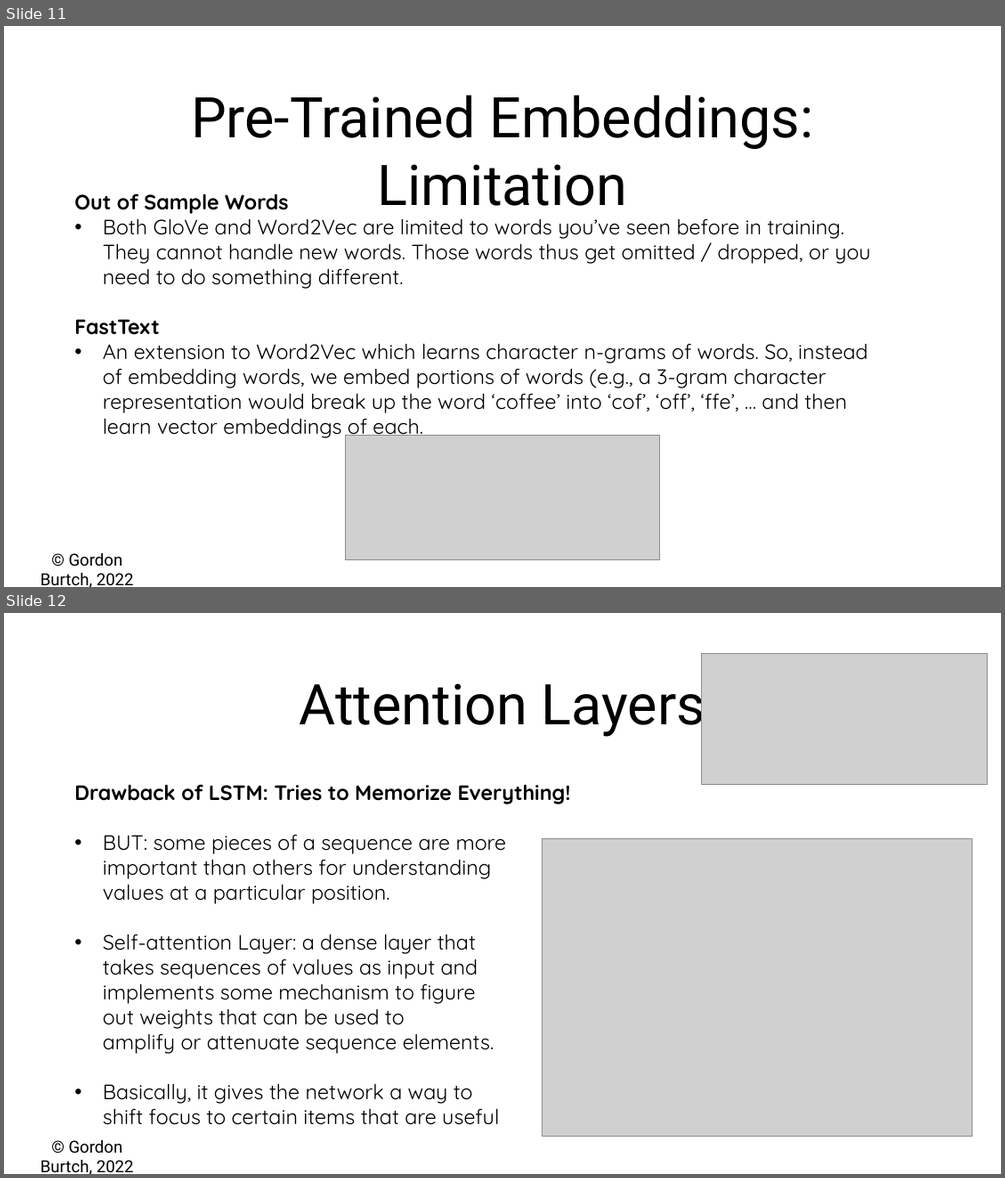
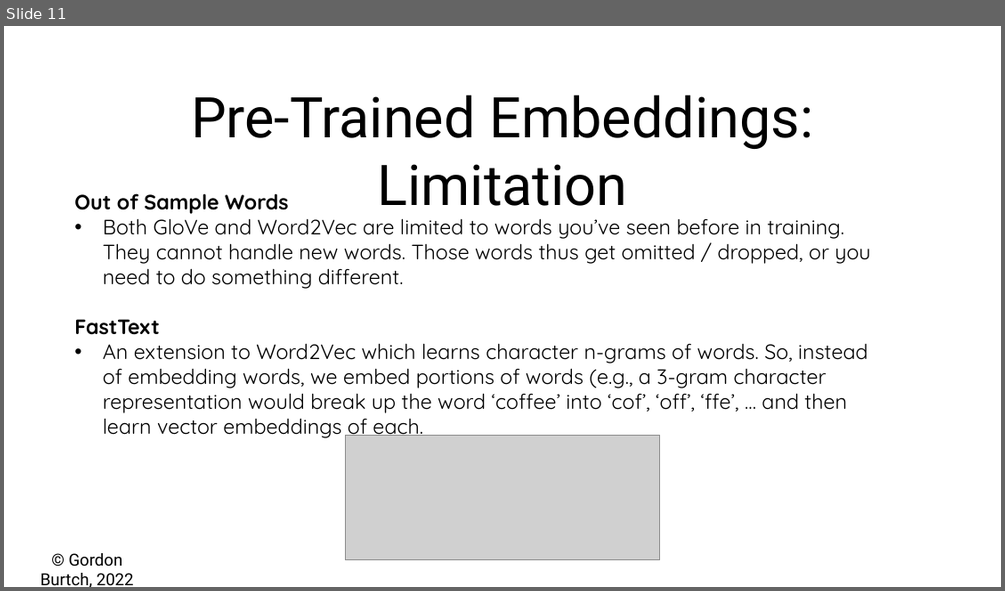
Before and after one commit to gburtch/BA865-2023, a slide deck: Lecture Materials/E/7_b - RNNs for Text.pptx. Shown one above the other, each under a label of ours: slides 11 and 12 before the commit, slide 11 after it. The pictures are 1005x1178 and 1005x591 pixels, drawn with LibreOffice and Linux fonts; fonts in the diff are those of the drawing; grey boxes stand for pictures. Boxes give left, top, right and bottom in pixels: in the first picture for what was removed or moved away, otherwise in the second. Text is boxed around its words. In the diff, an @@ line names an element or a change of style, - is before the commit and + after.

```diff
--- a/Lecture Materials/E/7_b - RNNs for Text.pptx
+++ b/Lecture Materials/E/7_b - RNNs for Text.pptx
@@ slide 12 removed at bbox=[4, 613, 1001, 1174], background #FFFFFF; not listed: 1 template element that a slide beside it also shows @@
@@ picture removed at bbox=[702, 653, 987, 784] @@
@@ text removed at bbox=[299, 674, 705, 738] @@
-Attention Layers
@@ text removed at bbox=[74, 784, 571, 1125] @@
-Drawback of LSTM: Tries to Memorize Everything!
-• BUT: some pieces of a sequence are more
-  important than others for understanding
-  values at a particular position.
-• Self-attention Layer: a dense layer that
-  takes sequences of values as input and
-  implements some mechanism to figure
-  out weights that can be used to
-  amplify or attenuate sequence elements.
-• Basically, it gives the network a way to
-  shift focus to certain items that are useful
@@ picture removed at bbox=[542, 839, 972, 1135] @@
```
Also in this commit, not shown: 2 slides changed, 3 slides added, 4 other files.
